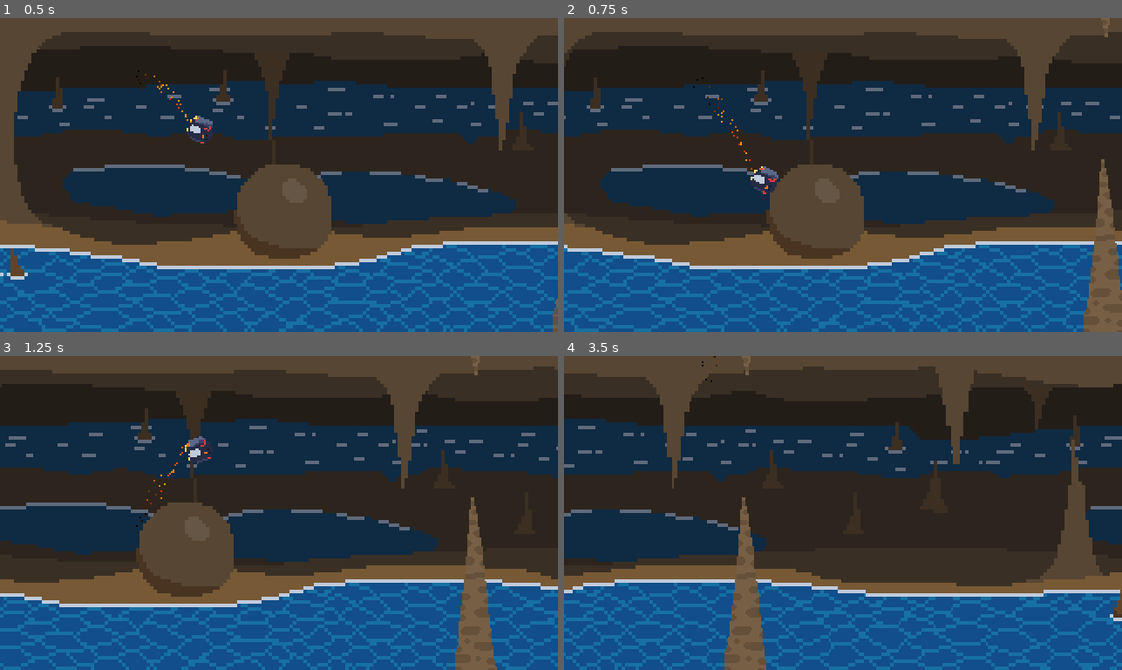
Above: before the commit, frames 1-4 (two rows, left to right).
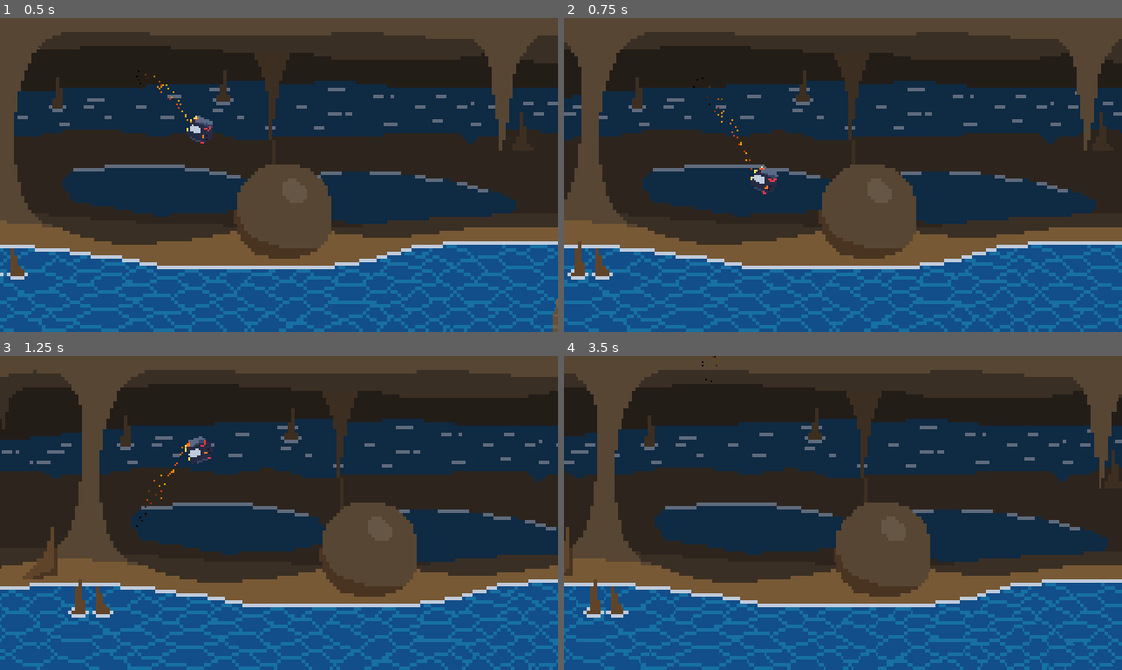
Above: after the commit, the same moments.

Repository: Jack3G/flappy-penguin
Game: Godot game, scene res://src/game.tscn
Two runs of this game, one before a commit and one after it. Both use one fixed random seed, a clock stepped at 60 frames per second and the inputs below.
Inputs (mouse positions are in pixels of both pictures, inside the frame that each line leads up to):
- Up to frame 1 (0.5 s): no input
- Up to frame 2 (0.75 s): move the mouse to (965, 159) at 0.52 s; hold 0 from 0.53 s (still down)
- Up to frame 3 (1.25 s): keep holding 0; click (401, 497) at 0.77 s; click (401, 497) at 1.07 s
- Up to frame 4 (3.5 s): move the mouse to (731, 528) at 1.27 s; release 0 at 1.28 s; tap 0 at 1.35, 2.85 s; click (731, 528) at 1.52 s; click (731, 528) at 1.82 s; move the mouse to (898, 443) at 2.02 s; hold 0 2.03-2.78 s; move the mouse to (815, 575) at 2.77 s; click (815, 575) at 3.02 s; click (815, 575) at 3.32 s

Frame 1 is identical in both runs. In frame 2, 34% of the frame differs, in the area x 0-100%, y 0-100%; in frame 3, 43%; in frame 4, 45%.

Commit message:
implement proper hazard spawning

Diff:
--- a/src/game.gd
+++ b/src/game.gd
@@ -8,8 +8,8 @@
 @export var scroll_speed: float = 5
 @export var pixels_per_meter: float = 15
 
-@export var hazard_distance_min: float = 4
-@export var hazard_distance_max: float = 6
+@export var hazard_distance_min: float = 3
+@export var hazard_distance_max: float = 5
 @export var hazard_gap_min: int = 40
 @export var hazard_gap_max: int = 70
 # to make sure it doesn't spawn on screen spawn it a bit further
@@ -17,6 +17,8 @@
 
 var distance: float = 0
 var hazards: Array[Hazard] = []
+var next_hazard_distance: float = randf_range(
+	hazard_distance_min, hazard_distance_max)
 
 var stalactite: PackedScene = preload("res://src/hazards/stalactite.tscn")
 var stalagmite: PackedScene = preload("res://src/hazards/stalagmite.tscn")
@@ -65,12 +67,27 @@
 
 
 func _process(delta: float) -> void:
-	distance += scroll_speed * delta
+	if Input.is_key_pressed(KEY_0):
+		distance += -scroll_speed * delta
+	else:
+		distance += scroll_speed * delta
 
 	$ParallaxBackground.scroll_offset.x = -distance * pixels_per_meter
 
-	if hazards.is_empty():
+
+	var viewport_meter_width = get_viewport_rect().size.x / pixels_per_meter
+	var last_hazard_to_screen_left_distance
+	if not hazards.is_empty():
+		last_hazard_to_screen_left_distance = hazards.back().position - distance
+
+	var spawn_new_hazard: bool = hazards.is_empty() or (
+		last_hazard_to_screen_left_distance and (viewport_meter_width -
+			last_hazard_to_screen_left_distance + 0) > next_hazard_distance)
+
+	if spawn_new_hazard:
 		spawn_new_hazard_pair()
+		next_hazard_distance = randf_range(
+			hazard_distance_min, hazard_distance_max)
 
 	# I have to be able to change i inside the loop for when stuff gets deleted
 	# so that elements dont get skipped
